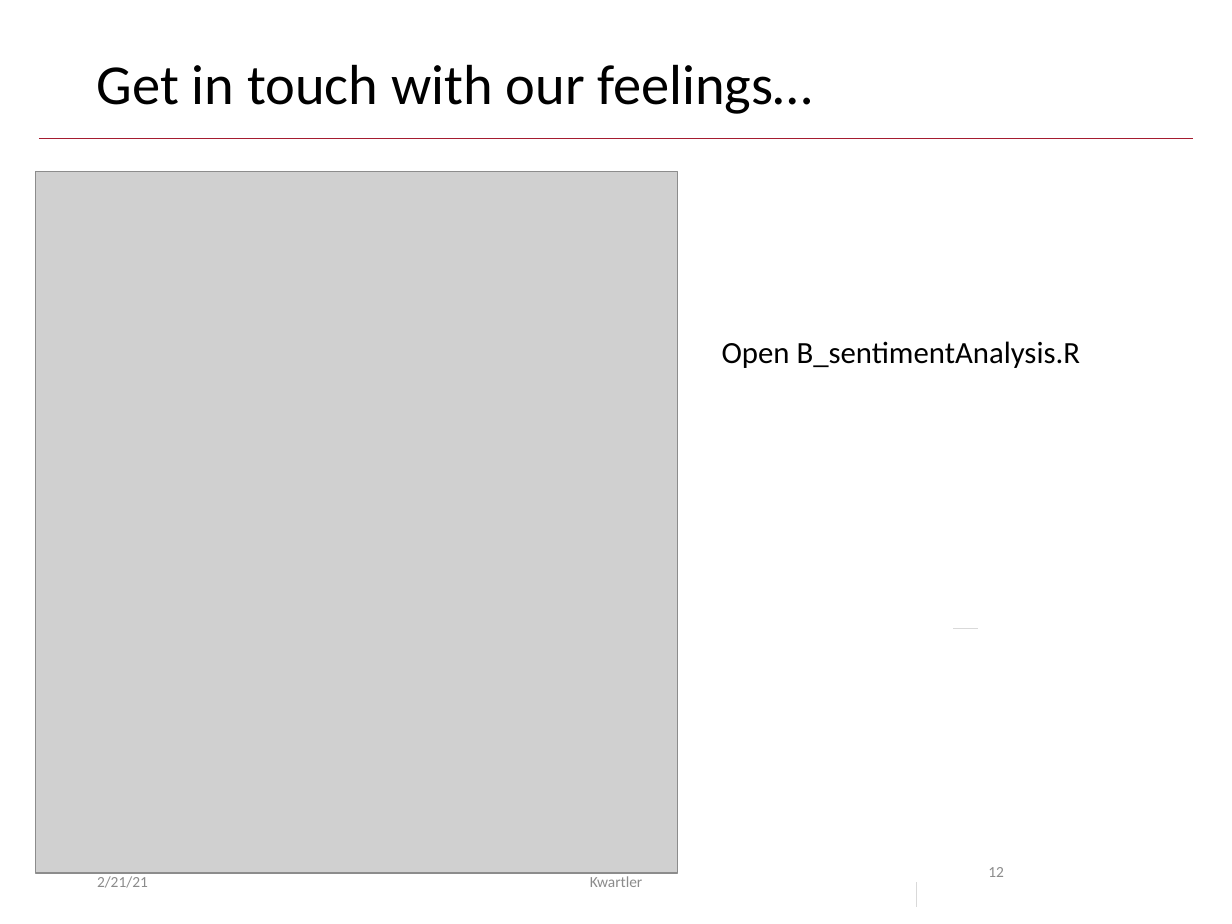
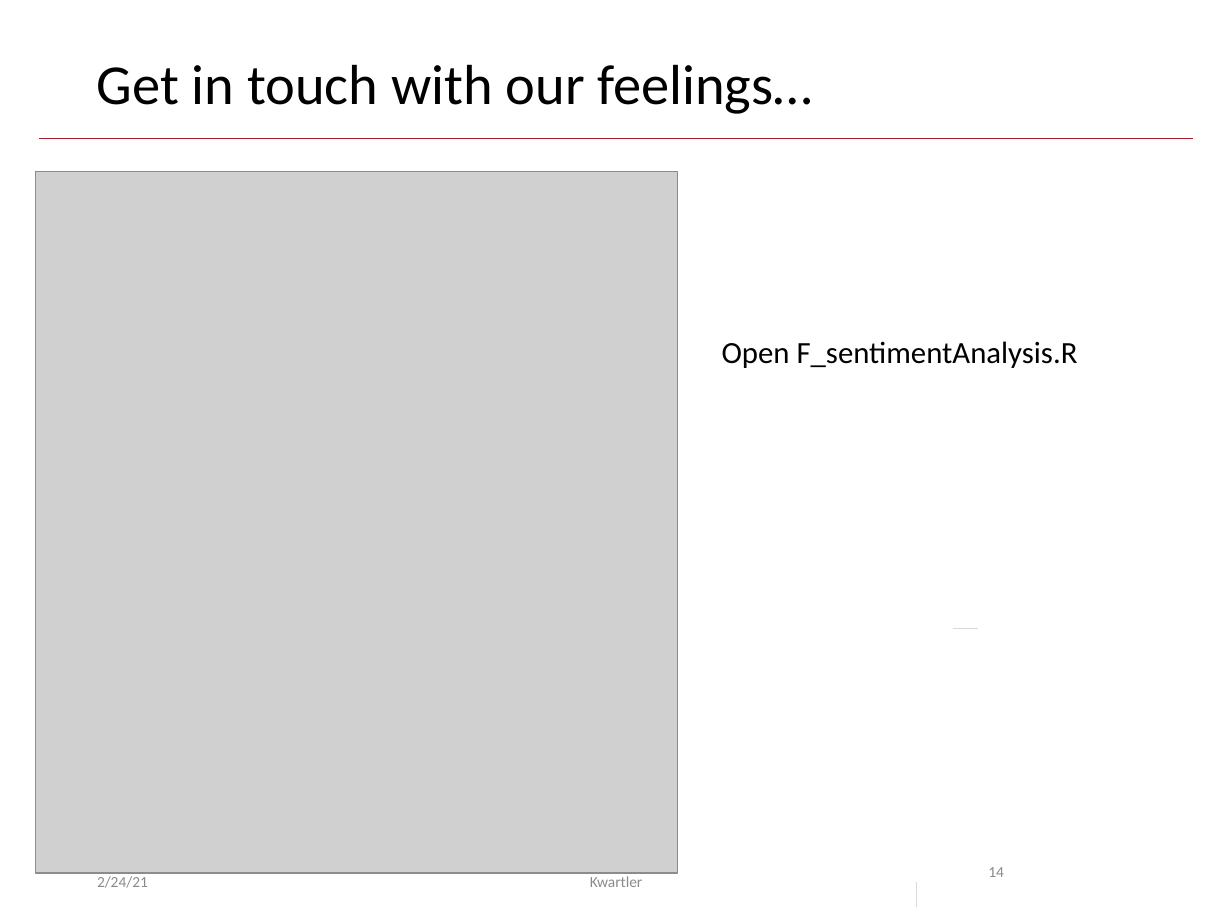
Before and after one commit to kwartler/Harvard_NLP_Student, a slide deck: slide 14 of lessons/E_Polarization_Sentiment/tidy sentiment.pptx (slide 12 before the commit). Drawn at 1232x924 pixels with LibreOffice and Linux fonts; fonts in the diff are those of the drawing; grey boxes stand for pictures; background and template pictures are left out. Boxes give left, top, right and bottom in pixels: in the first picture for what was removed or moved away, otherwise in the second. Text is boxed around its words. In the diff, an @@ line names an element or a change of style, - is before the commit and + after.

```diff
--- a/lessons/E_Polarization_Sentiment/tidy sentiment.pptx
+++ b/lessons/E_Polarization_Sentiment/tidy sentiment.pptx
@@ text at bbox=[722, 341, 1078, 368]: text changed @@
-Open B_sentimentAnalysis.R
+Open F_sentimentAnalysis.R
@@ page number at bbox=[988, 867, 1004, 877]: text changed @@
-12
+14
@@ text at bbox=[97, 873, 148, 888]: text changed @@
-2/21/21
+2/24/21
```
Also in this commit, not shown: 12 other slides changed, 2 slides added, 2 slides removed, 5 other files.
